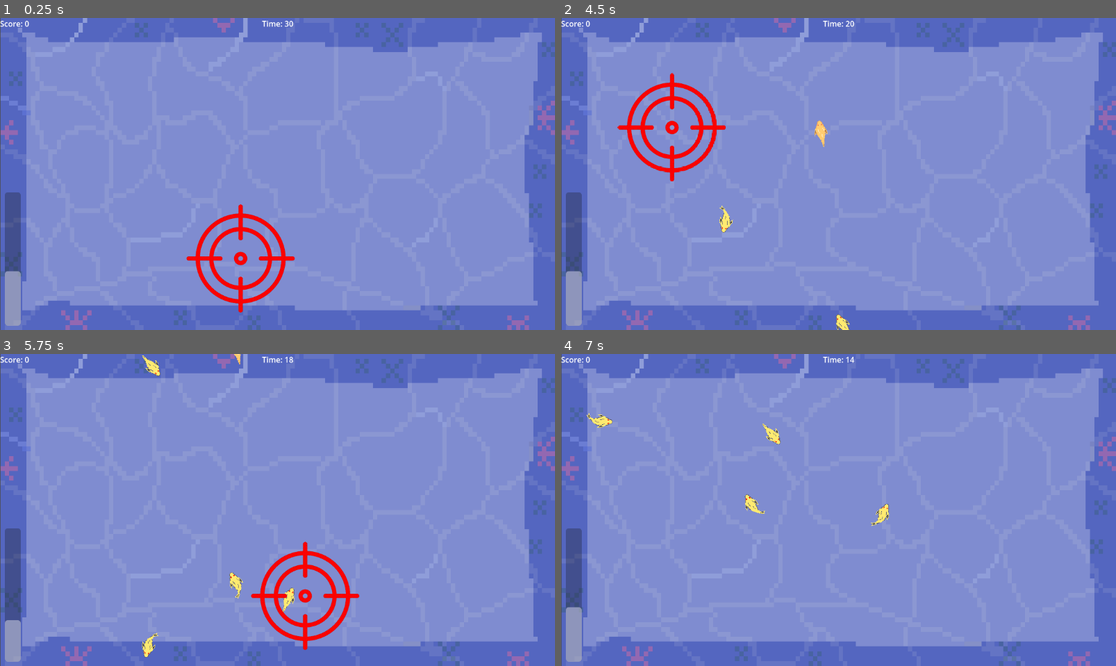
Above: before the commit, frames 1-4 (two rows, left to right).
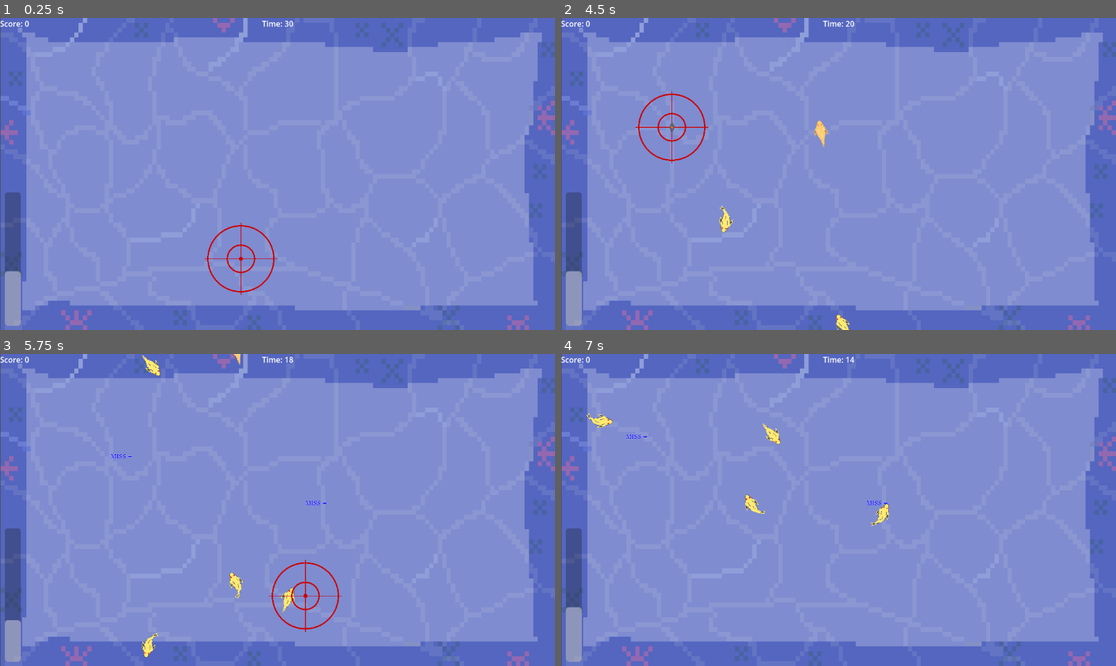
Above: after the commit, the same moments.

Repository: HiroyaHerdinanto/PirantiSMT5
Game: Godot game, scene res://main.tscn
Same seed, same stepped clock (60 frames per second), same inputs: the game is played once before the commit and once after it. The project has no main scene, so this scene is started directly.
Inputs (mouse positions are in pixels of both pictures, inside the frame that each line leads up to):
- Up to frame 1 (0.25 s): no input
- Up to frame 2 (4.5 s): tap Enter at 0.5 s; move the mouse to (960, 158) at 0.52 s; press the mouse at (960, 158) at 0.53 s; hold D (right) 0.53-1.28 s; move the mouse to (727, 189) at 1.27 s; release the mouse at (727, 189) at 1.28 s; hold S (down) 1.28-2.03 s; click (727, 189) at 1.35 s; move the mouse to (894, 105) at 2.02 s; press the mouse at (894, 105) at 2.03 s; hold D (right) 2.03-2.78 s; tap Q (decrease_sensitivity) at 2.1 s; move the mouse to (810, 236) at 2.77 s; release the mouse at (810, 236) at 2.78 s; hold W (up) 2.78-3.53 s; tap E (increase_sensitivity) at 2.85 s; click (810, 236) at 3.05 s; move the mouse to (1005, 220) at 3.52 s; press the mouse at (1005, 220) at 3.53 s; hold A (left) from 3.53 s (still down); move the mouse to (672, 127) at 4.27 s; release the mouse at (672, 127) at 4.28 s; click (672, 127) at 4.35 s
- Up to frame 3 (5.75 s): move the mouse to (305, 510) at 5.02 s; release A (left) at 5.03 s; press the mouse at (305, 510) at 5.03 s; hold S (down) from 5.03 s (still down); tap Q (decrease_sensitivity) at 5.1 s
- Up to frame 4 (7 s): move the mouse to (755, 432) at 5.77 s; release S (down) at 5.78 s; release the mouse at (755, 432) at 5.78 s; hold D (right) 5.78-6.53 s; tap E (increase_sensitivity) at 5.85 s; click (755, 432) at 6.05 s; move the mouse to (960, 494) at 6.52 s; press the mouse at (960, 494) at 6.53 s; hold W (up) from 6.53 s (still down)

The runs differ from the first frame. In frame 1, 1.9% of the frame differs, in the area x 33-54%, y 59-95%; in frame 2, 1.9%; in frame 3, 2.0%, in the area x 20-65%, y 32-95%; in frame 4, less than 0.1%.
Error in both runs: Invalid assignment of property or key 'target_position' with value of type 'Vector2' on a base object of type 'Area2D (fish_easy.gd)'. (res://script/enemy_spaw…

Commit message:
harpoooon

Diff:
--- /dev/null
+++ b/mingguh-5/harpoon.tscn
@@ -0,0 +1,148 @@
+[gd_scene load_steps=7 format=3 uid="uid://dlhe3ju6x2aqs"]
+
+[ext_resource type="Script" uid="uid://db3y3tra7wgxb" path="res://script/harpoon.gd" id="1_yxyyu"]
+[ext_resource type="Texture2D" uid="uid://cm8y4kxsu0ks0" path="res://sprite/harpoon penceng.png" id="2_0v313"]
+[ext_resource type="FontFile" uid="uid://dhjptftnmlyyv" path="res://Inknut_Antiqua/InknutAntiqua-Regular.ttf" id="3_0v313"]
+
+[sub_resource type="Animation" id="Animation_yxyyu"]
+resource_name = "drop"
+length = 0.6
+tracks/0/type = "value"
+tracks/0/imported = false
+tracks/0/enabled = true
+tracks/0/path = NodePath("Harpoon:frame")
+tracks/0/interp = 1
+tracks/0/loop_wrap = true
+tracks/0/keys = {
+"times": PackedFloat32Array(0, 0.1, 0.2, 0.3, 0.4, 0.5),
+"transitions": PackedFloat32Array(1, 1, 1, 1, 1, 1),
+"update": 1,
+"values": [0, 1, 2, 3, 4, 5]
+}
+tracks/1/type = "method"
+tracks/1/imported = false
+tracks/1/enabled = true
+tracks/1/path = NodePath(".")
+tracks/1/interp = 1
+tracks/1/loop_wrap = true
+tracks/1/keys = {
+"times": PackedFloat32Array(0.5),
+"transitions": PackedFloat32Array(1),
+"values": [{
+"args": [],
+"method": &"check_hit"
+}]
+}
+tracks/2/type = "value"
+tracks/2/imported = false
+tracks/2/enabled = true
+tracks/2/path = NodePath("Harpoon:visible")
+tracks/2/interp = 1
+tracks/2/loop_wrap = true
+tracks/2/keys = {
+"times": PackedFloat32Array(0, 0.6),
+"transitions": PackedFloat32Array(1, 1),
+"update": 1,
+"values": [true, false]
+}
+
+[sub_resource type="Animation" id="Animation_0v313"]
+length = 0.001
+tracks/0/type = "value"
+tracks/0/imported = false
+tracks/0/enabled = true
+tracks/0/path = NodePath("Harpoon:frame")
+tracks/0/interp = 1
+tracks/0/loop_wrap = true
+tracks/0/keys = {
+"times": PackedFloat32Array(0),
+"transitions": PackedFloat32Array(1),
+"update": 1,
+"values": [0]
+}
+tracks/1/type = "value"
+tracks/1/imported = false
+tracks/1/enabled = true
+tracks/1/path = NodePath("Harpoon:visible")
+tracks/1/interp = 1
+tracks/1/loop_wrap = true
+tracks/1/keys = {
+"times": PackedFloat32Array(0),
+"transitions": PackedFloat32Array(1),
+"update": 1,
+"values": [false]
+}
+
+[sub_resource type="AnimationLibrary" id="AnimationLibrary_njfb7"]
+_data = {
+&"RESET": SubResource("Animation_0v313"),
+&"drop": SubResource("Animation_yxyyu")
+}
+
+[node name="Harpoon" type="Node2D"]
+script = ExtResource("1_yxyyu")
+
+[node name="AnimationPlayer" type="AnimationPlayer" parent="."]
+libraries = {
+&"": SubResource("AnimationLibrary_njfb7")
+}
+
+[node name="Harpoon" type="Sprite2D" parent="."]
+visible = false
+scale = Vector2(0.3, 0.3)
+texture = ExtResource("2_0v313")
+hframes = 6
+
+[node name="Hit_Label1" type="Label" parent="."]
+visible = false
+offset_top = -29.0
+offset_right = 40.0
+theme_override_colors/font_color = Color(100, 0, 0, 1)
+theme_override_fonts/font = ExtResource("3_0v313")
+theme_override_font_sizes/font_size = 11
+text = "HIT"
+
+[node name="Hit_Label2" type="Label" parent="."]
+visible = false
+offset_left = 24.0
+offset_top = -47.0
+offset_right = 37.0
+offset_bottom = 16.0
+theme_override_colors/font_color = Color(100, 0, 0, 1)
+theme_override_fonts/font = ExtResource("3_0v313")
+theme_override_font_sizes/font_size = 24
+text = "+"
+
+[node name="Hit_Label3" type="Label" parent="."]
+visible = false
+self_modulate = Color(1, 1, 1, 0.5)
+offset_left = 26.0
+offset_top = -25.0
+offset_right = 66.0
+offset_bottom = 4.0
+theme_override_colors/font_color = Color(100, 0, 0, 1)
+theme_override_fonts/font = ExtResource("3_0v313")
+theme_override_font_sizes/font_size = 9
+text = "卐"
+
+[node name="Miss_Label1" type="Label" parent="."]
+offset_top = -29.0
+offset_right = 40.0
+theme_override_colors/font_color = Color(0, 0, 100, 1)
+theme_override_colors/font_outline_color = Color(1, 1, 1, 1)
+theme_override_constants/outline_size = 1
+theme_override_fonts/font = ExtResource("3_0v313")
+theme_override_font_sizes/font_size = 11
+text = "MISS"
+
+[node name="Miss_Label2" type="Label" parent="."]
+offset_left = 34.0
+offset_top = -47.0
+offset_right = 74.0
+offset_bottom = 14.0
+theme_override_colors/font_color = Color(0, 0, 100, 1)
+theme_override_colors/font_outline_color = Color(1, 1, 1, 1)
+theme_override_constants/outline_size = 1
+theme_override_fonts/font = ExtResource("3_0v313")
+theme_override_font_sizes/font_size = 23
+text = "-"
--- a/mingguh-5/main.tscn
+++ b/mingguh-5/main.tscn
@@ -1,12 +1,13 @@
-[gd_scene load_steps=11 format=3 uid="uid://cfie57xbgt0kx"]
+[gd_scene load_steps=12 format=3 uid="uid://cfie57xbgt0kx"]
 
 [ext_resource type="Script" uid="uid://cybpsbv3f674w" path="res://script/main.gd" id="1_ig7tw"]
 [ext_resource type="PackedScene" uid="uid://7l4j5t1cbtwj" path="res://master_hand.tscn" id="2_7mycd"]
 [ext_resource type="Script" uid="uid://q47i4ldtgw68" path="res://script/enemy_spawner.gd" id="2_lquwl"]
 [ext_resource type="Texture2D" uid="uid://b57pgto8ixt5o" path="res://sprite/Kolam.png" id="3_272bh"]
 [ext_resource type="Script" uid="uid://7v31ku0hq56c" path="res://script/retry_btn.gd" id="5_272bh"]
-[ext_resource type="Texture2D" uid="uid://d1b8aqn32ls61" path="res://sprite/crosshair-removebg-preview.png" id="6_7mycd"]
 [ext_resource type="Script" uid="uid://dpu0m4i3pwfel" path="res://script/cross_hair.gd" id="6_272bh"]
+[ext_resource type="PackedScene" uid="uid://dlhe3ju6x2aqs" path="res://harpoon.tscn" id="6_kek77"]
+[ext_resource type="Texture2D" uid="uid://dtyklrptl1hkd" path="res://sprite/Crosshair_selfmade.png" id="9_efxa6"]
 
 [sub_resource type="RectangleShape2D" id="RectangleShape2D_1bvp3"]
 size = Vector2(1080, 20)
@@ -115,9 +116,11 @@
 [node name="Cross_Hair" type="Node2D" parent="."]
 position = Vector2(83, -304)
 script = ExtResource("6_272bh")
+harpoon = ExtResource("6_kek77")
 
-[node name="Sprite2D" type="Sprite2D" parent="Cross_Hair"]
-texture = ExtResource("6_7mycd")
+[node name="Sprite" type="Sprite2D" parent="Cross_Hair"]
+scale = Vector2(0.1, 0.1)
+texture = ExtResource("9_efxa6")
 
 [node name="Area2D" type="Area2D" parent="Cross_Hair"]
 
--- a/mingguh-5/main_menu.tscn
+++ b/mingguh-5/main_menu.tscn
@@ -48,10 +48,9 @@
 anchors_preset = 1
 anchor_left = 1.0
 anchor_right = 1.0
-offset_left = -338.0
-offset_top = 439.0
-offset_right = -5.0
-offset_bottom = 641.0
+offset_left = -333.0
+offset_top = 446.0
+offset_bottom = 648.0
 grow_horizontal = 0
 texture = ExtResource("4_dy7ct")
 
--- a/mingguh-5/script/cross_hair.gd
+++ b/mingguh-5/script/cross_hair.gd
@@ -1,6 +1,7 @@
 extends Node2D
 
 @onready var hit_zone: Area2D = $Area2D
+@export var harpoon:PackedScene
 
 var use_mouse_movement: bool = true
 var ftime:bool
@@ -106,10 +107,15 @@
 		shoot()
 
 func shoot() -> void:
+	var scene = harpoon.instantiate()
 	var result = hit_zone.get_overlapping_areas()
 	if !result or result.size() == 0:
 		get_parent().missed_shot()
+		scene.is_hit = false
 	for hitted in result:
 		if hitted.has_method("on_shot"):
 			hitted.on_shot()
+		scene.is_hit = true
 	print("Tembakan kena: " + str(result.size()))
+	scene.global_position = global_position
+	get_tree().current_scene.add_child(scene)
--- /dev/null
+++ b/mingguh-5/script/harpoon.gd
@@ -0,0 +1,27 @@
+extends Node2D
+@onready var anim:AnimationPlayer = $AnimationPlayer
+@onready var hit_label_1 = $Hit_Label1
+@onready var hit_label_2 = $Hit_Label2
+@onready var hit_label_3 = $Hit_Label3
+@onready var miss_label_1 = $Miss_Label1
+@onready var miss_label_2 = $Miss_Label2
+var is_hit:bool
+
+func _ready() -> void:
+	hit_label_1.visible = false
+	hit_label_2.visible = false
+	hit_label_3.visible = false
+	miss_label_1.visible = false
+	miss_label_2.visible = false
+	anim.play("drop")
+
+func check_hit() -> void:
+	if is_hit:
+		hit_label_1.visible = true
+		hit_label_2.visible = true
+		hit_label_3.visible = true
+	else :
+		miss_label_1.visible = true
+		miss_label_2.visible = true
+	await get_tree().create_timer(2).timeout
+	queue_free()
Not shown, added: mingguh-5/script/harpoon.gd.uid
Binary file added: mingguh-5/sprite/harpoon penceng.png
Not shown, added: mingguh-5/sprite/harpoon penceng.png.import
